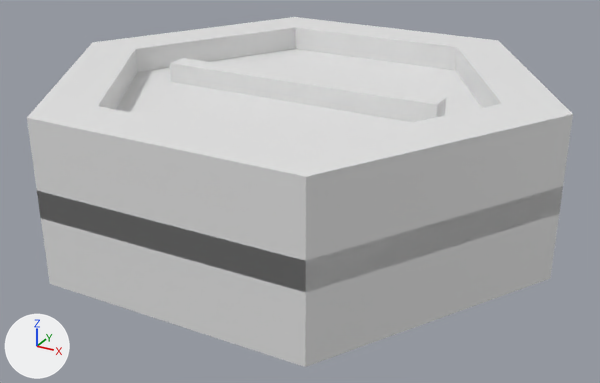
The FBX model GDP/3D/Temp3D/Temp3D/PowerUps/Paddle/Long.FBX, before and after one commit.
The view is the same before and after, from a 50 mm camera at (-0.00715, -0.04639, 0.01441) aimed at (-0.02136, -0.02055, 0.00149). Arrows for +X, +Y and +Z are at lower left; the lights stay in place. Where no turn or scale is listed for an object, it has been applied to the vertices.

Before the edit, the objects in view are built like this:
```python
me_mesh = bpy.data.meshes.new('Mesh')
me_mesh.from_pydata(...)  # 76 vertices, 128 faces; spans x -0.01..0.01, y -0.0087..0.0087, z -0.003..0.003
ob_cylinder022 = bpy.data.objects.new('Cylinder022', me_mesh)
ob_cylinder022.location = (-0.02173, -0.01999, 0.003)
```
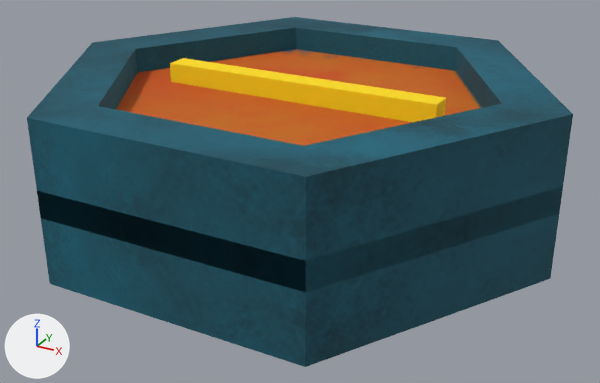
The newer file is also turned or shifted as a whole; pictures and numbers use the older file's frame.

What differs and where, as boxes (x1, y1, x2, y2) in the pictures (600 x 383 px):
'Cylinder022', recoloured (white to cyan)
    both: (27, 17, 573, 367)

The change, as a list of edits to the scene's bpy script:
```text
Add img_powerup_1_png:
    img_powerup_1_png = load_image('Powerup_1.png', '../../../../../Texture/Temp2D/Powerup_1.png', 2048, 2048, 'sRGB')
Add mat_21___default:
    mat_21___default = principled_material('21 - Default')
    mat_21___default.texture = img_powerup_1_png
    mat_21___default.roughness = 0.859
Change me_mesh:
    where me_mesh.from_pydata(...)  # 76 vertices, 128 faces; spans x -0.01..0.01, y -0.0087..0.0087, z -0.003..0.003
    add me_mesh.materials.append(mat_21___default)  # picture img_powerup_1_png
```
